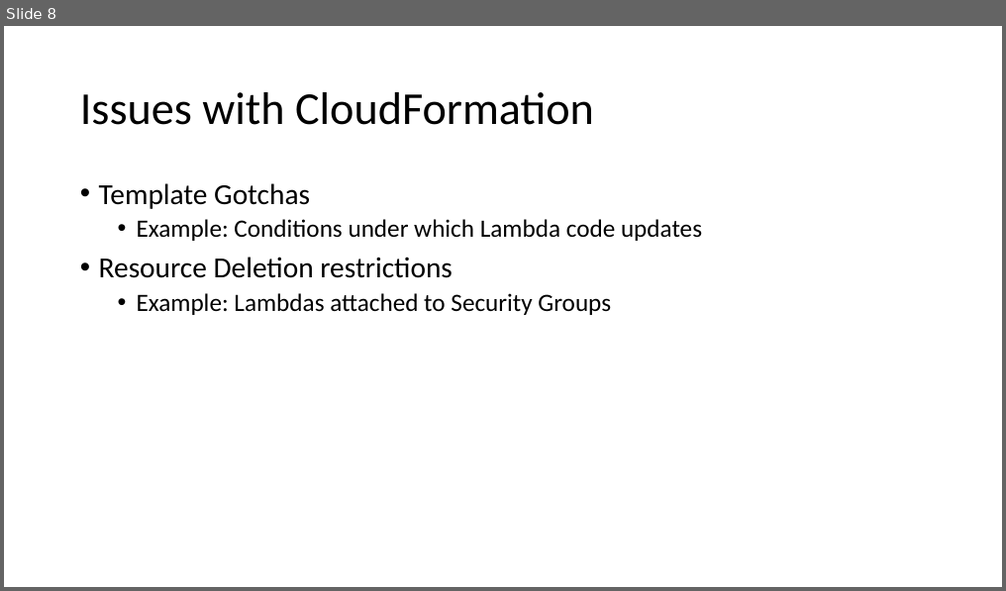
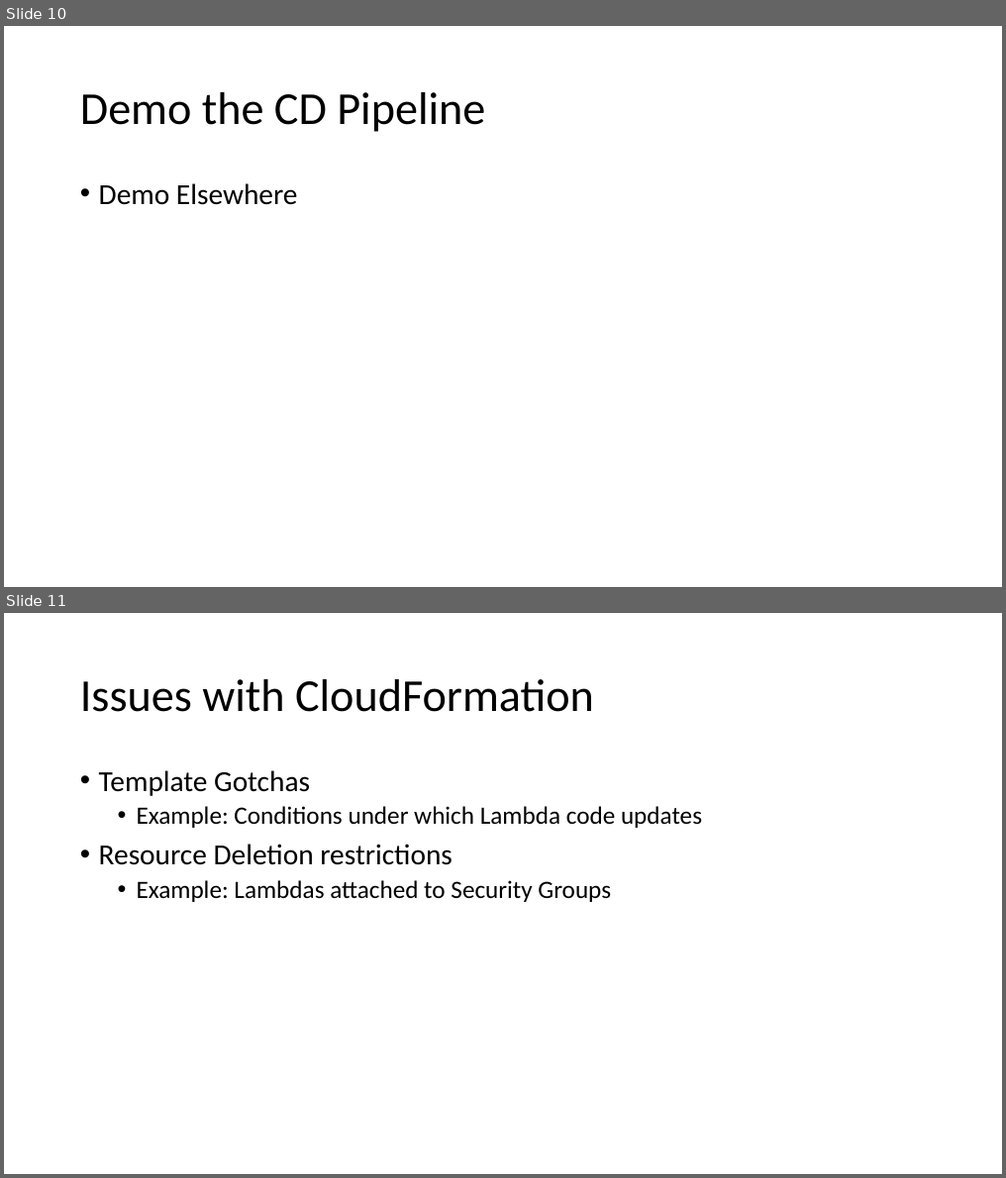
Before and after one commit to jbaacke/CloudFormationAndCARRDSDemo, a slide deck: VSTS and CloudFormation.pptm. Shown one above the other, each under a label of ours: slide 8 before the commit, slides 10 and 11 after it. The pictures are 1006x591 and 1006x1178 pixels, drawn with LibreOffice and Linux fonts; fonts in the diff are those of the drawing. Boxes give left, top, right and bottom in pixels: in the first picture for what was removed or moved away, otherwise in the second. Text is boxed around its words. In the diff, an @@ line names an element or a change of style, - is before the commit and + after.

```diff
--- a/VSTS and CloudFormation.pptm
+++ b/VSTS and CloudFormation.pptm
@@ slide 10 added at bbox=[4, 26, 1002, 587], background #FFFFFF @@
@@ title added at bbox=[80, 92, 485, 132], 44 pt, text #000000 @@
+Demo the CD Pipeline
@@ text added at bbox=[99, 183, 298, 205], 28 pt, text #000000 @@
+• Demo Elsewhere
@@ what was slide 8 is now slide 11 @@
```
Also in this commit, not shown: 8 slides changed, 5 other slides added.
